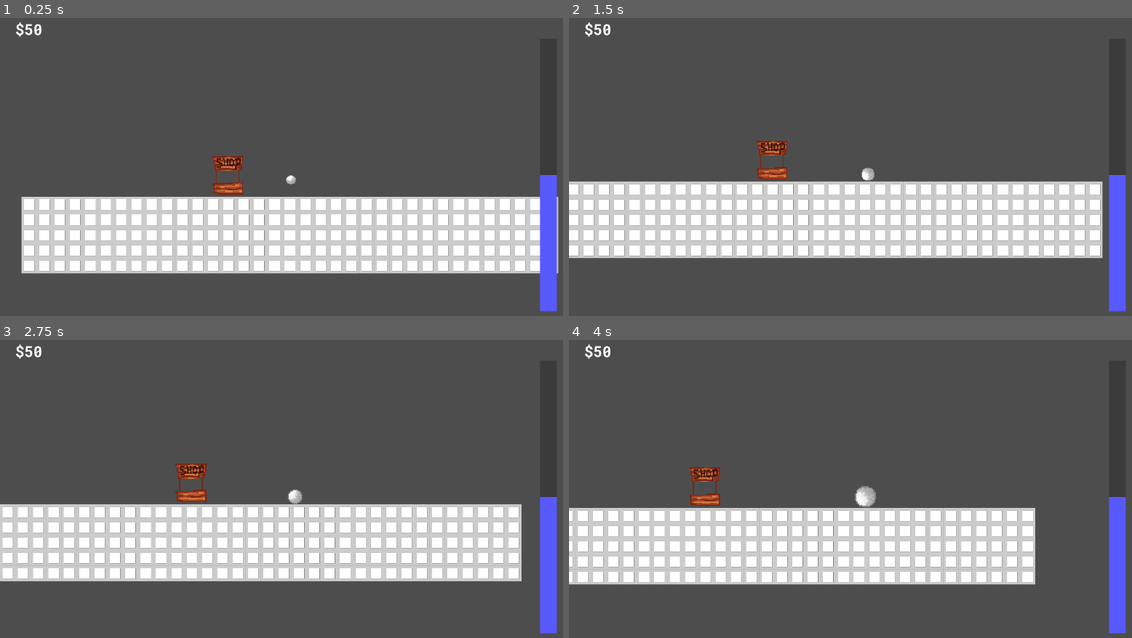
Above: before the commit, frames 1-4 (two rows, left to right).
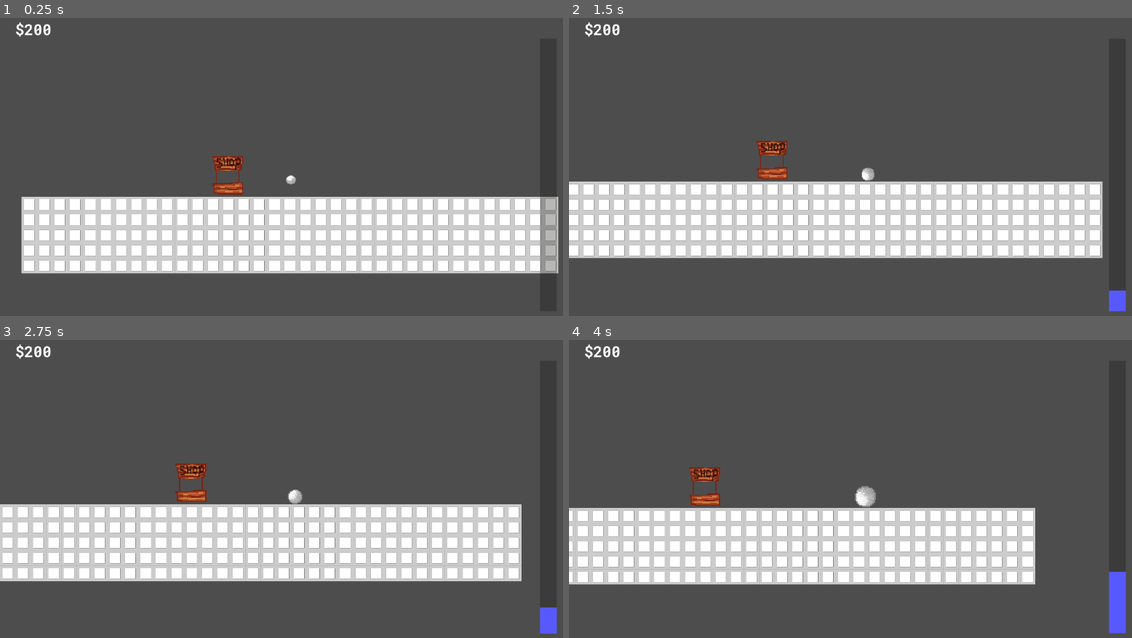
Above: after the commit, the same moments.

Repository: pranavdasan/GDC-Game-Jam-2026
Game: Godot game, scene res://levels/main.tscn
The game is run twice, just before and just after one commit, with the same random seed, the same clock (stepped at 60 frames per second) and the same inputs.
Inputs:
- Up to frame 1 (0.25 s): no input
- Up to frame 2 (1.5 s): tap Enter at 0.5 s; hold D (move_right) 0.53-1.28 s; tap 0 at 0.6 s; tap 9 at 0.8, 1.35 s; hold A (move_left) from 1.28 s (still down)
- Up to frame 3 (2.75 s): tap 0 at 1.55, 2.1 s; release A (move_left) at 2.03 s; hold D (move_right) from 2.03 s (still down); tap 9 at 2.3 s
- Up to frame 4 (4 s): tap 9 at 2.85, 3.8 s; tap 0 at 3.05, 3.6 s; release D (move_right) at 3.53 s; hold A (move_left) from 3.53 s (still down)

The runs differ from the first frame. In frame 1, 1.5% of the frame differs, in the area x 4-99%, y 1-99%; in frame 2, 1.3%; in frame 3, 1.2%; in frame 4, 0.9%.
Error before the commit: Parse Error: Too few arguments for "new()" call. Expected at least 5 but received 4. (res://scripts/global.gd:4)

Commit message:
Changed the name of cooldown method for better clarity

Diff:
--- a/scripts/ability_handler.gd
+++ b/scripts/ability_handler.gd
@@ -34,7 +34,7 @@
 	# to make sure the ability is not on cooldown
 	if ability_button.cooldown_timer.time_left == 0.0:
 		# starts cooldown for that ability
-		ability_button.use_ability(ability_id)
+		ability_button.start_cooldown(ability_id)
 
 		# actual code for the ability
 		match ability_id:
--- a/scripts/global.gd
+++ b/scripts/global.gd
@@ -5,18 +5,21 @@
 		"Dash",
 		"Allows the user to rapidly move in a certain direction at the cost of some snow",
 		10,
+		1.0,
 		0
 	),
 	Ability.new(
 		"Snow Jetpack",
 		"Boost upwards at a high speed at the cost of some snow",
 		20,
+		2.0,
 		1
 	),
 	Ability.new(
 		"Snow Gun",
 		"Shoots some snow towards the mouse at the cost of some snow",
 		30,
+		3.0,
 		2
 	)
 ]
@@ -35,12 +38,12 @@
 
 func add_owned_ability(ability : Ability) -> void:
 	owned_abilities.append(ability)
-	emit_signal("owned_abilities_added")
+	owned_abilities_added.emit()
 
 func set_snobux(value : int) -> void:
 	snobux = value
-	emit_signal("snobux_changed")
+	snobux_changed.emit()
 
 func set_snow_meter(value : float) -> void:
 	snow_meter = value
-	emit_signal("snow_meter_changed")
+	snow_meter_changed.emit()
--- a/scripts/hud/ability_hud_button.gd
+++ b/scripts/hud/ability_hud_button.gd
@@ -11,5 +11,5 @@
 		cooldown_bar.value = 0.0
 
 # starts the cooldown timer based on ability cooldown
-func use_ability(ability_id : int):
+func start_cooldown(ability_id : int):
 	cooldown_timer.start(Global.abilities[ability_id].cooldown)
